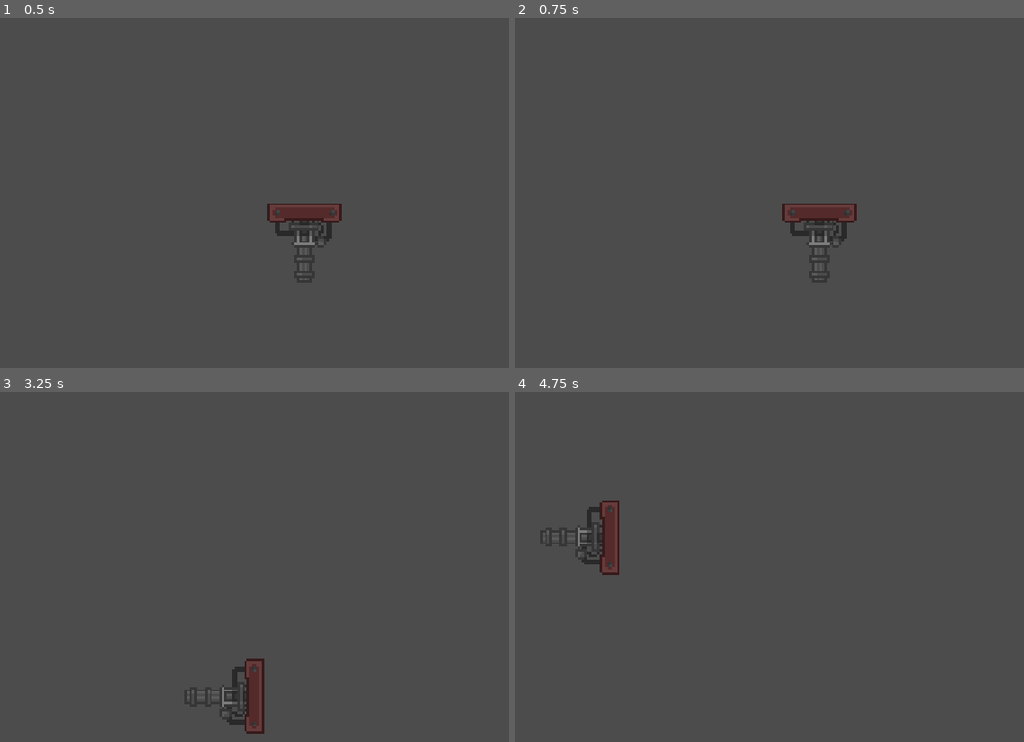
Above: before the commit, frames 1-4 (two rows, left to right).
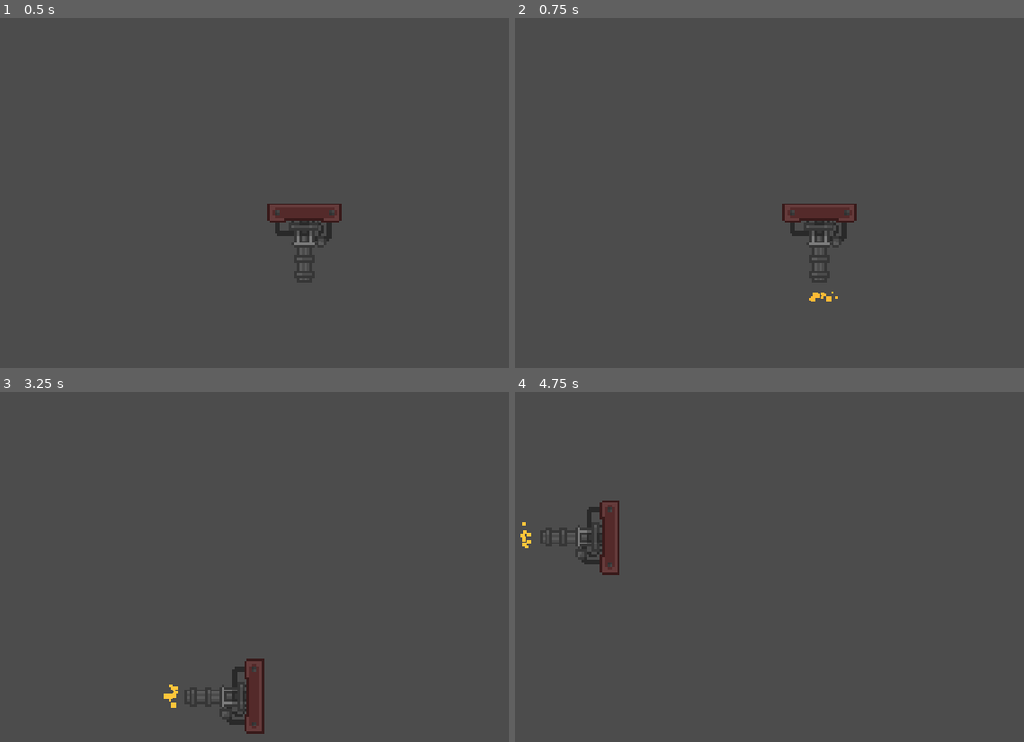
Above: after the commit, the same moments.

Repository: Luminescent-Cheese/ShipBattleBuilder
Game: Godot game, scene res://Tiles/mini_gun.tscn
The game is run twice, just before and just after one commit, with the same random seed, the same clock (stepped at 60 frames per second) and the same inputs. This scene is started directly instead of the project's main scene.
Inputs (mouse positions are in pixels of both pictures, inside the frame that each line leads up to):
- Up to frame 1 (0.5 s): no input
- Up to frame 2 (0.75 s): tap Enter at 0.5 s; move the mouse to (820, 242) at 0.52 s; hold D (Thrust Right) from 0.53 s (still down); hold Space (Launch) from 0.53 s (still down); click (820, 242) at 0.67 s
- Up to frame 3 (3.25 s): move the mouse to (122, 598) at 1.27 s; release D (Thrust Right) at 1.28 s; release Space (Launch) at 1.28 s; hold S (Thrust Backward) 1.28-2.03 s; tap Space (Launch) at 1.35, 2, 3.05 s; move the mouse to (335, 490) at 2.02 s; hold D (Thrust Right) 2.03-2.78 s; hold Space (Launch) 2.03-2.78 s; tap R (rotate) at 2.1 s; tap Enter at 2.75 s; move the mouse to (229, 661) at 2.77 s; hold S (Thrust Backward) from 2.78 s (still down); tap 1 (test) at 2.85 s; click (229, 661) at 2.92 s
- Up to frame 4 (4.75 s): tap Space (Launch) at 3.5, 4.55 s; move the mouse to (993, 640) at 3.52 s; release S (Thrust Backward) at 3.53 s; hold Space (Launch) 3.53-4.28 s; hold A (Thrust Left) from 3.53 s (still down); tap 2 (test2) at 3.6 s; tap Enter at 4.25 s; move the mouse to (565, 518) at 4.27 s; tap 3 (test3) at 4.35 s

Frame 1 is identical in both runs. In frame 2, less than 0.1% of the frame differs, in the area x 57-64%, y 78-82%; in frame 3, less than 0.1%, in the area x 32-35%, y 83-91%; in frame 4, less than 0.1%.
Error before the commit: Cannot call method 'add_child' on a null value. (res://Tiles/gun_logic.gd:23)
Error after the commit: Cannot call method 'add_child' on a null value. (res://Tiles/gun_logic.gd:25)

Commit message:
gun particles

Diff:
--- a/Bullets/bullet_base.gd
+++ b/Bullets/bullet_base.gd
@@ -4,10 +4,15 @@
 @export var shoot_dir: Vector2 = Vector2.ZERO
 @export var damage: float = 5.0
 @export var parentVelocity: Vector2 = Vector2.ZERO
-
+func _ready() -> void:
+	$"Bullet Sprite".visible = false
 func _physics_process(delta: float) -> void:
 	velocity = (SPEED * shoot_dir)+ parentVelocity
 	move_and_slide()
 
 func _on_deletion_timer_timeout() -> void:
 	queue_free()
+
+
+func _on_apperance_timer_timeout() -> void:
+	$"Bullet Sprite".visible = true
--- a/Bullets/bullet_base.tscn
+++ b/Bullets/bullet_base.tscn
@@ -31,4 +31,9 @@
 wait_time = 5.0
 autostart = true
 
+[node name="ApperanceTimer" type="Timer" parent="." unique_id=1452869411]
+wait_time = 0.05
+autostart = true
+
 [connection signal="timeout" from="DeletionTimer" to="." method="_on_deletion_timer_timeout"]
+[connection signal="timeout" from="ApperanceTimer" to="." method="_on_apperance_timer_timeout"]
--- a/Tiles/gun_logic.gd
+++ b/Tiles/gun_logic.gd
@@ -2,6 +2,7 @@
 @onready var bullet = preload("res://Bullets/bullet_base.tscn")
 @onready var aim = $"../AimMark"
 @onready var ShotCooldown = $"../ShotCooldown"
+@onready var GunParticles = $"../GunFireParticle"
 
 @onready var canShoot = true
 @onready var lastPos = global_position
@@ -11,6 +12,7 @@
 	lastPos = currentPos
 	currentPos = global_position
 	if Input.is_action_pressed("Launch") and canShoot:
+		GunParticles.emitting = true
 		fire_bullet(delta)
 		canShoot = false
 		ShotCooldown.start()
--- a/Tiles/mini_gun.tscn
+++ b/Tiles/mini_gun.tscn
@@ -30,6 +30,18 @@
 resource_local_to_scene = true
 size = Vector2(124, 124)
 
+[sub_resource type="Gradient" id="Gradient_puy3g"]
+colors = PackedColorArray(1, 1, 1, 1, 1, 1, 1, 1)
+
+[sub_resource type="GradientTexture2D" id="GradientTexture2D_bhunq"]
+gradient = SubResource("Gradient_puy3g")
+width = 8
+height = 8
+
+[sub_resource type="Gradient" id="Gradient_riqys"]
+offsets = PackedFloat32Array(0, 0.44444445, 1)
+colors = PackedColorArray(1, 1, 1, 1, 1, 1, 0.33355117, 1, 1, 0.68235296, 0.1882353, 1)
+
 [node name="MiniGun" unique_id=243587431 instance=ExtResource("1_pe00t")]
 
 [node name="GunLogic" type="Node2D" parent="." index="0" unique_id=931403881]
@@ -57,4 +69,22 @@
 Right = 1
 Left = 1
 
+[node name="GunFireParticle" type="CPUParticles2D" parent="." index="7" unique_id=843318605]
+position = Vector2(0, 64)
+emitting = false
+amount = 10
+texture = SubResource("GradientTexture2D_bhunq")
+lifetime = 0.2
+one_shot = true
+explosiveness = 1.0
+local_coords = true
+emission_shape = 3
+emission_rect_extents = Vector2(10, 1)
+direction = Vector2(0, 1)
+gravity = Vector2(0, 0)
+initial_velocity_min = 92.59
+initial_velocity_max = 166.66
+scale_amount_min = 0.5
+color_ramp = SubResource("Gradient_riqys")
+
 [connection signal="timeout" from="ShotCooldown" to="GunLogic" method="_on_shot_cooldown_timeout"]
